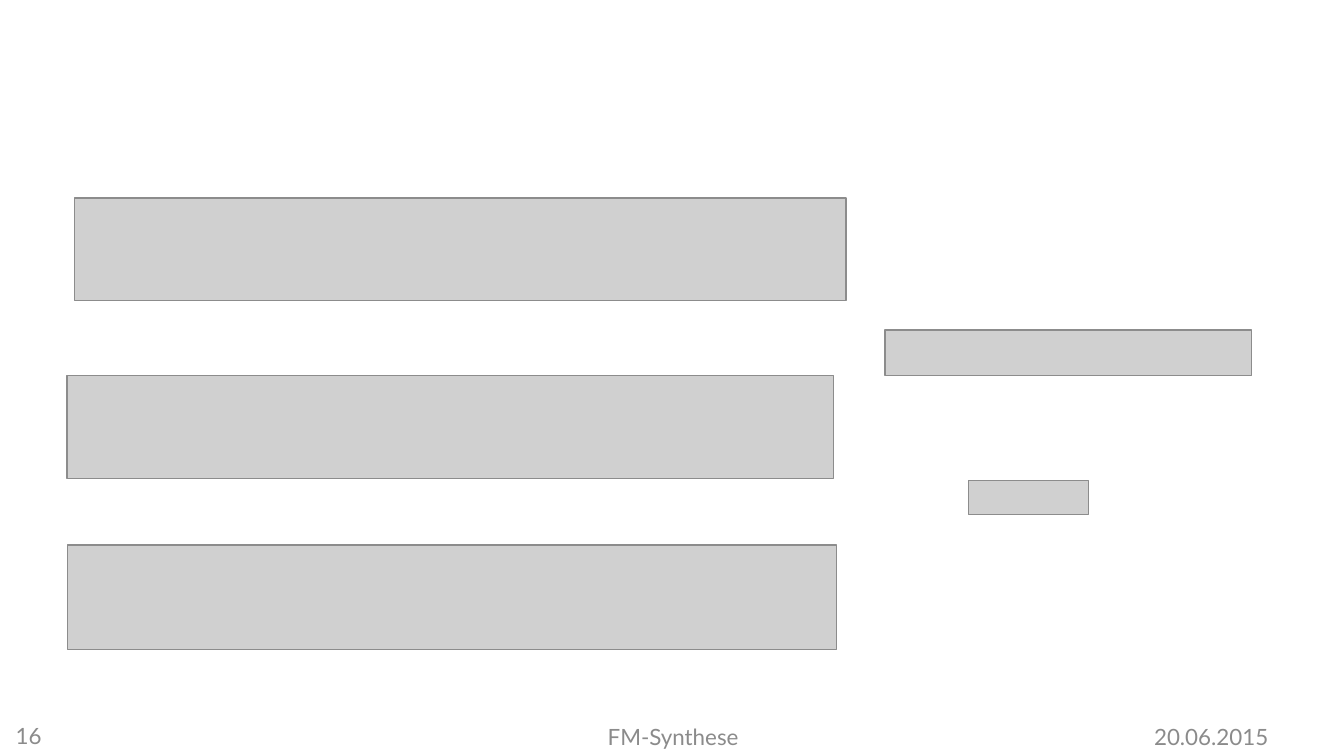
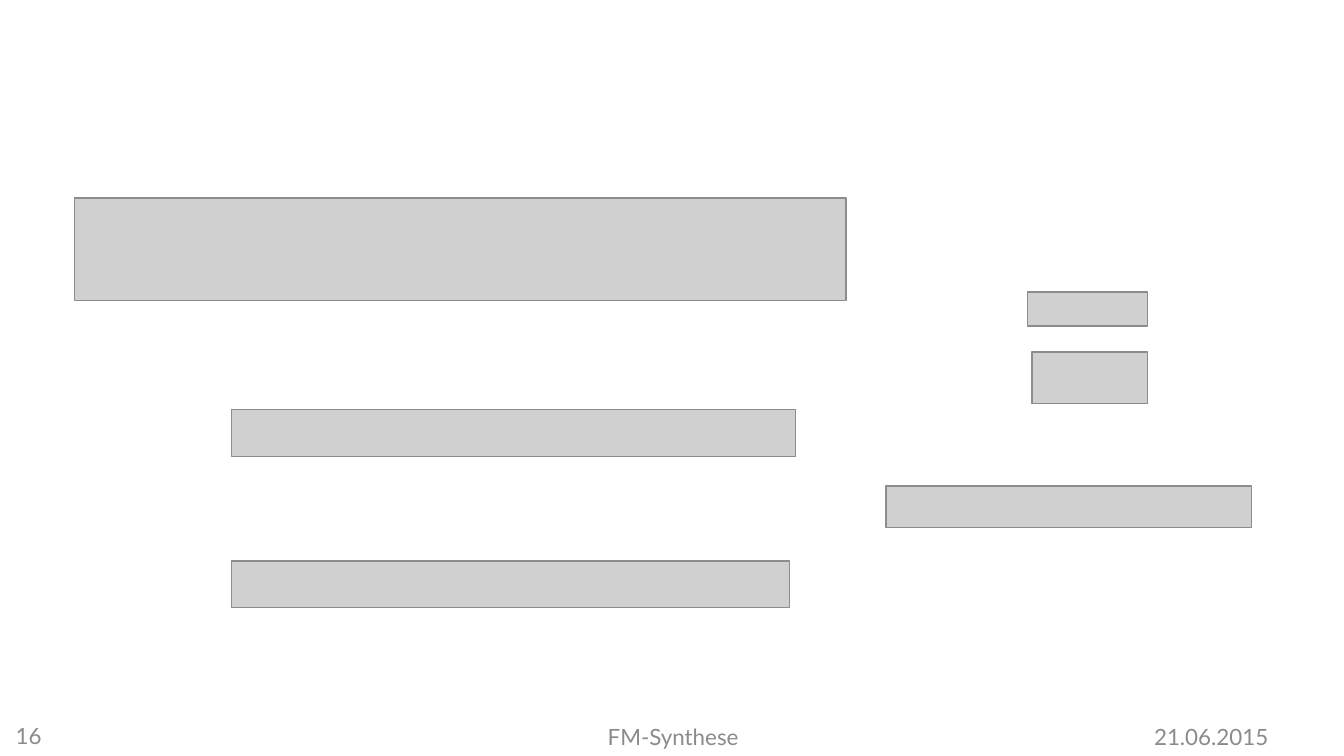
Before and after one commit to MBulli/VSeminar, a slide deck: slide 16 of Praesentation/FMSynthese-Markus.pptx. Drawn at 1344x756 pixels with LibreOffice and Linux fonts; fonts in the diff are those of the drawing; grey boxes stand for pictures; background and template pictures are left out. Boxes give left, top, right and bottom in pixels: in the first picture for what was removed or moved away, otherwise in the second. Text is boxed around its words. In the diff, an @@ line names an element or a change of style, - is before the commit and + after.

```diff
--- a/Praesentation/FMSynthese-Markus.pptx
+++ b/Praesentation/FMSynthese-Markus.pptx
@@ picture: place and size @@
-picture at box(968, 481, 1087, 515)
+picture at box(1028, 292, 1148, 325)
@@ picture removed at box(884, 331, 1251, 376) @@
@@ picture added at box(1032, 352, 1148, 405) @@
@@ picture removed at box(67, 375, 833, 478) @@
@@ picture added at box(231, 410, 794, 457) @@
@@ picture added at box(886, 487, 1251, 528) @@
@@ picture removed at box(67, 546, 836, 650) @@
@@ picture added at box(231, 560, 789, 607) @@
@@ text at box(1154, 729, 1268, 745): text changed @@
-20.06.2015
+21.06.2015
```
Also in this commit, not shown: 35 other slides changed, 5 slides added, 32 other files.
